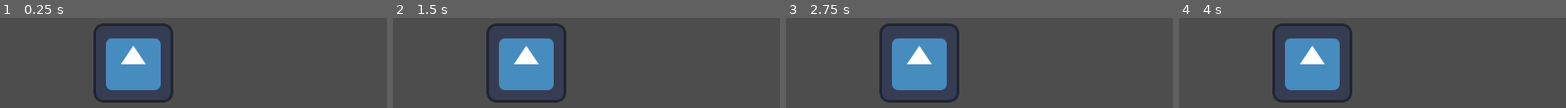
Above: before the commit, frames 1-4 (left to right).
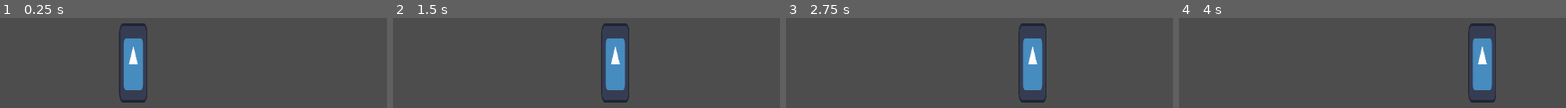
Above: after the commit, the same moments.

Repository: Dead-Vortex/stem-scuba-diving
Game: Godot game, scene res://scenes/main.tscn
Same seed, same stepped clock (60 frames per second), same inputs: the game is played once before the commit and once after it. The engine's default icon, where the game draws it, is replaced by a stand-in: a white triangle on a blue panel in a dark square.
Inputs:
- Up to frame 1 (0.25 s): no input
- Up to frame 2 (1.5 s): tap Enter at 0.5 s; hold D (walk_right, bound only after the commit) 0.53-1.28 s; hold A (walk_left, bound only after the commit) from 1.28 s (still down)
- Up to frame 3 (2.75 s): release A (walk_left, bound only after the commit) at 2.03 s; hold D (walk_right, bound only after the commit) from 2.03 s (still down)
- Up to frame 4 (4 s): release D (walk_right, bound only after the commit) at 3.53 s; hold A (walk_left, bound only after the commit) from 3.53 s (still down)

The runs differ from the first frame. In frame 1, 7.8% of the frame differs, in the area x 24-45%, y 5-95%; in frame 2, 14%; in frame 3, 14%; in frame 4, 14%, in the area x 24-82%, y 5-95%.

Commit message:
added player movement

Diff:
--- a/project.godot
+++ b/project.godot
@@ -15,6 +15,21 @@
 config/features=PackedStringArray("4.5", "GL Compatibility")
 config/icon="res://icon.svg"
 
+[input]
+
+walk_left={
+"deadzone": 0.2,
+"events": [Object(InputEventKey,"resource_local_to_scene":false,"resource_name":"","device":-1,"window_id":0,"alt_pressed":false,"shift_pressed":false,"ctrl_pressed":false,"meta_pressed":false,"pressed":false,"keycode":0,"physical_keycode":65,"key_label":0,"unicode":97,"location":0,"echo":false,"script":null)
+, Object(InputEventKey,"resource_local_to_scene":false,"resource_name":"","device":-1,"window_id":0,"alt_pressed":false,"shift_pressed":false,"ctrl_pressed":false,"meta_pressed":false,"pressed":false,"keycode":0,"physical_keycode":4194319,"key_label":0,"unicode":0,"location":0,"echo":false,"script":null)
+]
+}
+walk_right={
+"deadzone": 0.2,
+"events": [Object(InputEventKey,"resource_local_to_scene":false,"resource_name":"","device":-1,"window_id":0,"alt_pressed":false,"shift_pressed":false,"ctrl_pressed":false,"meta_pressed":false,"pressed":false,"keycode":0,"physical_keycode":68,"key_label":0,"unicode":100,"location":0,"echo":false,"script":null)
+, Object(InputEventKey,"resource_local_to_scene":false,"resource_name":"","device":-1,"window_id":0,"alt_pressed":false,"shift_pressed":false,"ctrl_pressed":false,"meta_pressed":false,"pressed":false,"keycode":0,"physical_keycode":4194321,"key_label":0,"unicode":0,"location":0,"echo":false,"script":null)
+]
+}
+
 [rendering]
 
 renderer/rendering_method="gl_compatibility"
--- a/scenes/main.tscn
+++ b/scenes/main.tscn
@@ -1,10 +1,9 @@
 [gd_scene load_steps=2 format=3 uid="uid://d5bpips75sth"]
 
-[ext_resource type="Texture2D" uid="uid://bfcyk2hhalhey" path="res://icon.svg" id="1_o5qli"]
+[ext_resource type="PackedScene" uid="uid://cgwfckhcnlryo" path="res://scenes/player.tscn" id="1_o5qli"]
 
 [node name="Node2D" type="Node2D"]
 
-[node name="Sprite2D" type="Sprite2D" parent="."]
-texture = ExtResource("1_o5qli")
+[node name="Camera2D" type="Camera2D" parent="."]
 
-[node name="Camera2D" type="Camera2D" parent="Sprite2D"]
+[node name="CharacterBody2D" parent="." instance=ExtResource("1_o5qli")]
--- /dev/null
+++ b/scenes/player.tscn
@@ -0,0 +1,18 @@
+[gd_scene load_steps=4 format=3 uid="uid://cgwfckhcnlryo"]
+
+[ext_resource type="Texture2D" uid="uid://bfcyk2hhalhey" path="res://icon.svg" id="1_3vyb7"]
+[ext_resource type="Script" uid="uid://cjcnpbqh32mf2" path="res://scripts/player.gd" id="1_g2els"]
+
+[sub_resource type="CapsuleShape2D" id="CapsuleShape2D_3vyb7"]
+radius = 22.0
+height = 128.0
+
+[node name="CharacterBody2D" type="CharacterBody2D"]
+script = ExtResource("1_g2els")
+
+[node name="CollisionShape2D" type="CollisionShape2D" parent="."]
+shape = SubResource("CapsuleShape2D_3vyb7")
+
+[node name="Sprite2D" type="Sprite2D" parent="."]
+scale = Vector2(0.3515625, 1)
+texture = ExtResource("1_3vyb7")
--- /dev/null
+++ b/scripts/player.gd
@@ -0,0 +1,7 @@
+extends CharacterBody2D
+@export var speed = 260
+
+
+func _physics_process(_delta):
+	velocity = Vector2(Input.get_axis("walk_left", "walk_right") * speed, 0)
+	move_and_slide()
Not shown, added: scripts/player.gd.uid
